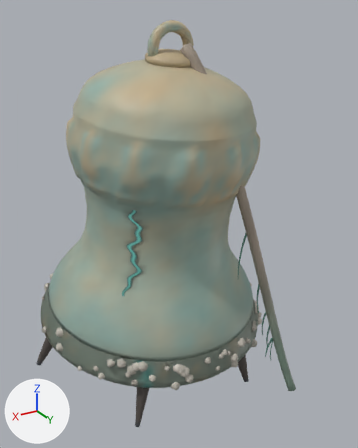
Before and after pictures for a commit that changed the glTF model assets/creatures/drownbell/drownbell.glb.
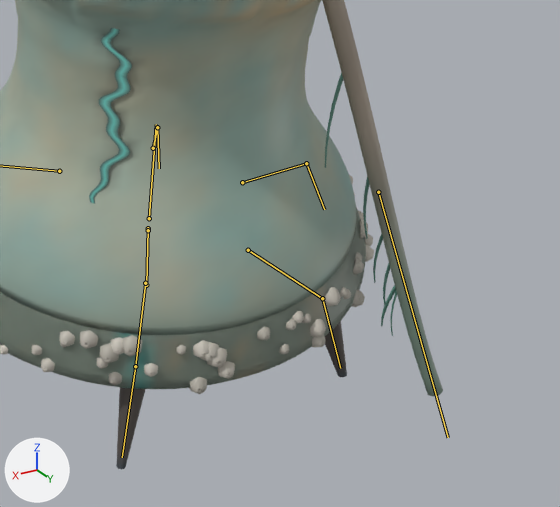
Each version appears first whole from a 50 mm lens placed at (1.61, 3.1, 2.63), pointed at (-0.12, 0.21, 1.18), and next in a close-up on the part from 22% to 99% of the width and 44% to 100% of the height. Arrows for +X, +Y and +Z are at lower left; the lights stay in place. The last two pictures show the newer version. Both versions are drawn at frame 3 of the action 'hit_b'; the numbers are the values there. The bones that change, and the others that lie on the model, are drawn over the model as lines in the close-ups.

Objects in the first close-up: 'Rim', 'RimBroken', 'drownbell'.
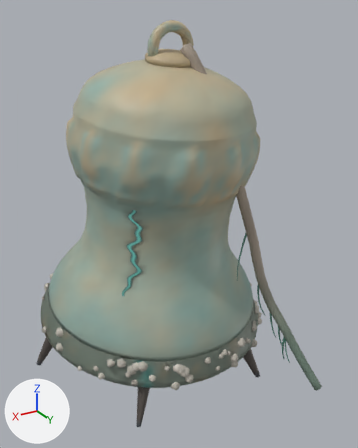
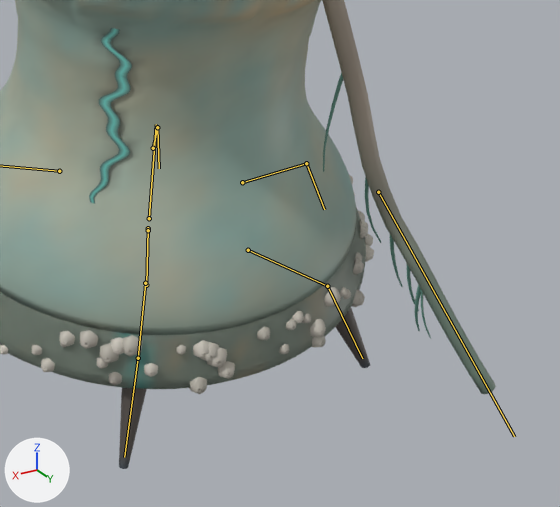
Where the change shows, as pixel boxes [x1, y1, x2, y2] in the close-ups (560 x 507 px):
'drownbell', posed
    before: [0, 0, 443, 469]
    after: [0, 0, 496, 469]
bone 'leg2_a', root to tip
    before: (145, 283) to (135, 366)
    after: (145, 283) to (138, 358)
bone 'leg3_a', root to tip
    before: (248, 250) to (322, 298)
    after: (248, 250) to (327, 286)
bone 'rope2', root to tip
    before: (378, 192) to (448, 437)
    after: (378, 192) to (514, 436)

The edits, one by one:
Bone 'leg2_a' (bone_leg2_a) turns from (-6, -10, -2) to (3, -10, -2) degrees about its own x, y and z.
Bone 'leg3_a' (bone_leg3_a) turns from (-6, 10, 2) to (7, 10, 3) degrees about its own x, y and z.
Bone 'rope2' (bone_rope2) turns from (0, 0, 0) to (13, 0, 5) degrees about its own x, y and z.
